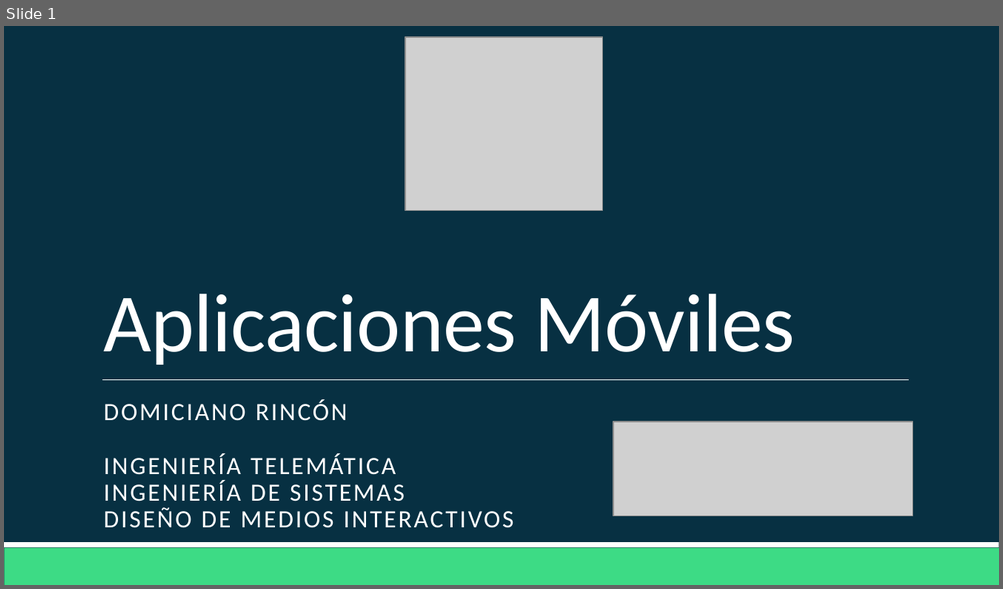
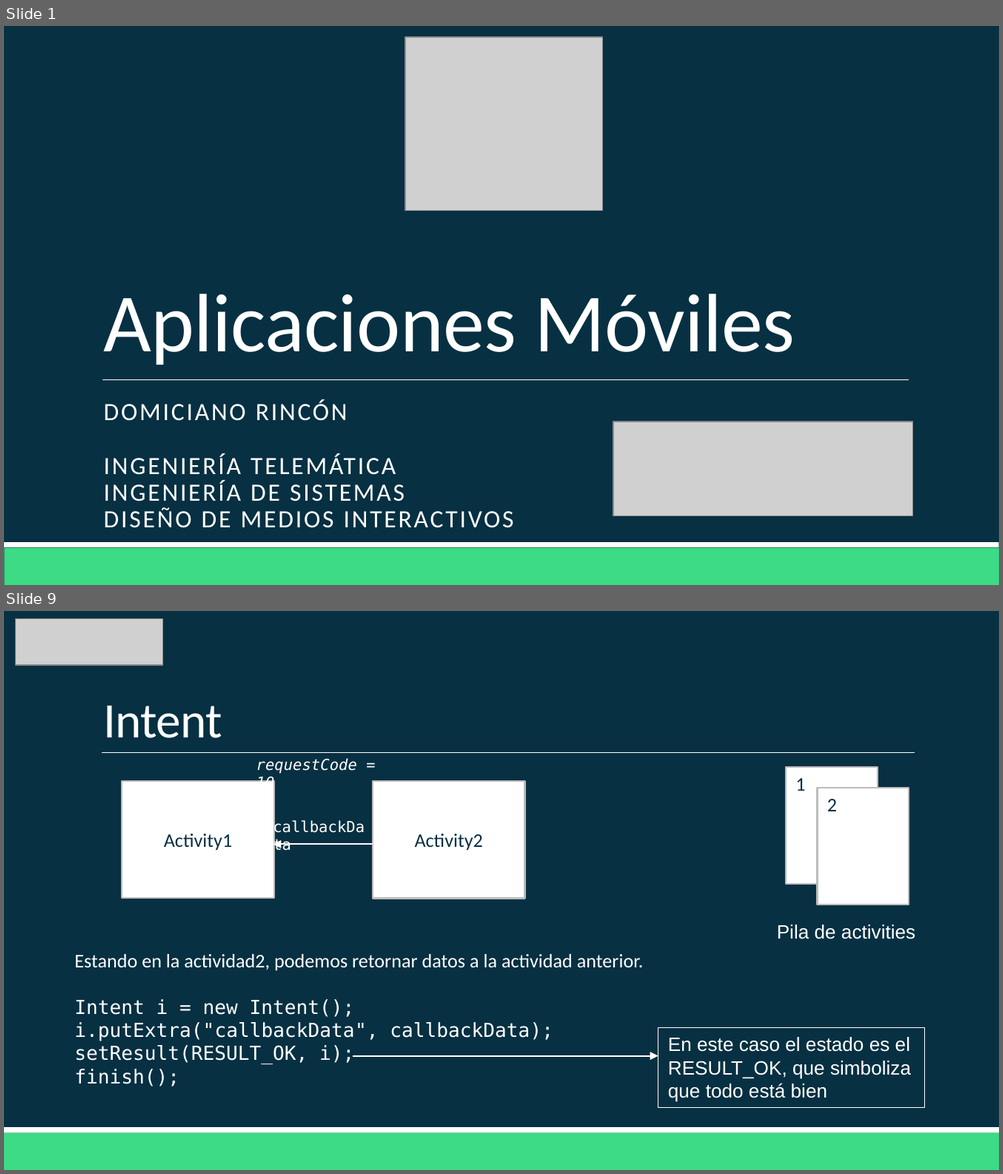
Before and after one commit to Domiciano/AppMoviles201, a slide deck: Clase3/Clase 3.pptx. Shown one above the other, each under a label of ours: slide 1 before the commit, slides 1 and 9 after it; the slides between them are not shown. The pictures are 1003x589 and 1003x1174 pixels, drawn with LibreOffice and Linux fonts; fonts in the diff are those of the drawing; grey boxes stand for pictures. Boxes give left, top, right and bottom in pixels: in the first picture for what was removed or moved away, otherwise in the second. Text is boxed around its words. In the diff, an @@ line names an element or a change of style, - is before the commit and + after.

```diff
--- a/Clase3/Clase 3.pptx
+++ b/Clase3/Clase 3.pptx
@@ slide 9 added at box(4, 611, 999, 1170), background #073042; not listed: 2 template elements that a slide beside it also shows @@
@@ picture added at box(16, 619, 163, 666) @@
@@ title added at box(103, 706, 222, 738), 36 pt, text #FFFFFF @@
+Intent
@@ line added from (102, 753) to (914, 753), #FFFFFF 0.5 pt @@
@@ text added at box(256, 758, 357, 792), 11 pt, text #FFFFFF, italic @@
+requestCode = 10
@@ rectangle added at box(122, 781, 275, 898), fill #FFFFFF, outline #BDBDBD 1.25 pt, 14 pt, text #073042 @@
+Activity1
@@ rectangle added at box(373, 781, 525, 898), fill #FFFFFF, outline #BDBDBD 1.25 pt, 14 pt, text #073042 @@
+Activity2
@@ rectangle added at box(785, 767, 877, 885), fill #FFFFFF, outline #BDBDBD 1.25 pt, 14 pt, text #073042 @@
+1
@@ rectangle added at box(817, 788, 908, 906), fill #FFFFFF, outline #BDBDBD 1.25 pt, 14 pt, text #073042 @@
+2
@@ text added at box(264, 813, 384, 842), 11 pt, text #FFFFFF @@
+callbackData
@@ arrow added from (373, 845) to (273, 845), #FFFFFF 1 pt @@
@@ text added at box(777, 925, 915, 940), 14 pt, text #FFFFFF @@
+Pila de activities
@@ text added at box(74, 954, 643, 1087), 14 pt, text #FFFFFF @@
+Estando en la actividad2, podemos retornar datos a la actividad anterior.
+Intent i = new Intent();
+i.putExtra("callbackData", callbackData);
+setResult(RESULT_OK, i);
+finish();
@@ rectangle added at box(657, 1028, 924, 1108), outline #FFFFFF 0.75 pt, 14 pt, text #FFFFFF @@
+En este caso el estado es el RESULT_OK, que simboliza que todo está bien
@@ arrow added from (352, 1056) to (657, 1056), #FFFFFF 1 pt @@
```
Also in this commit, not shown: 1 slide changed, 22 other slides added, 8 other files.
